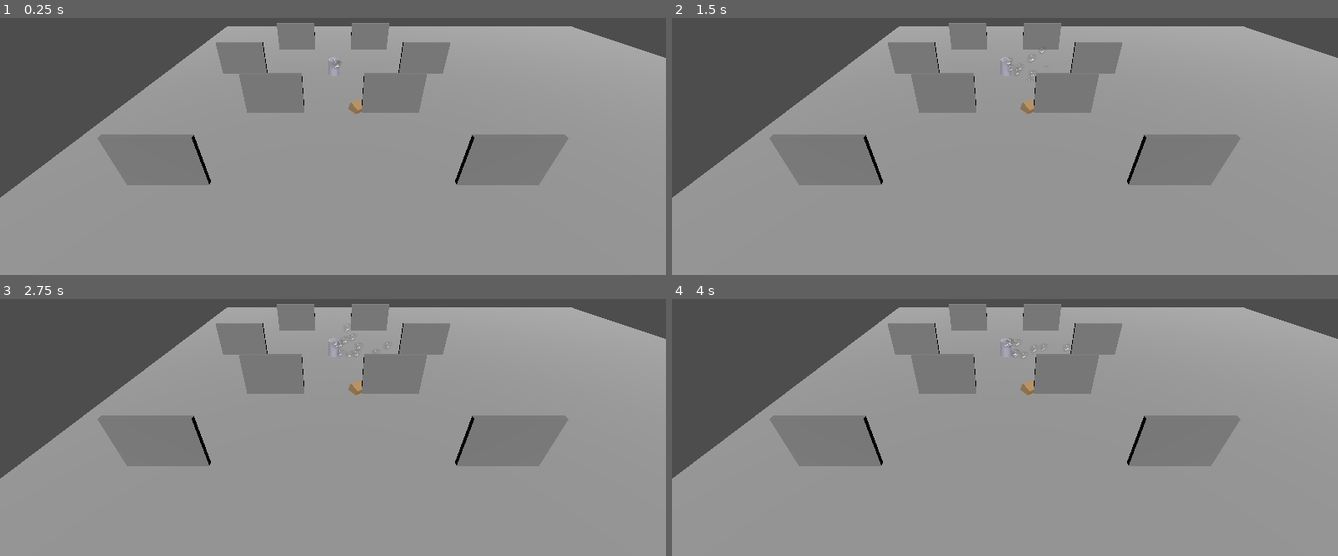
Above: before the commit, frames 1-4 (two rows, left to right).
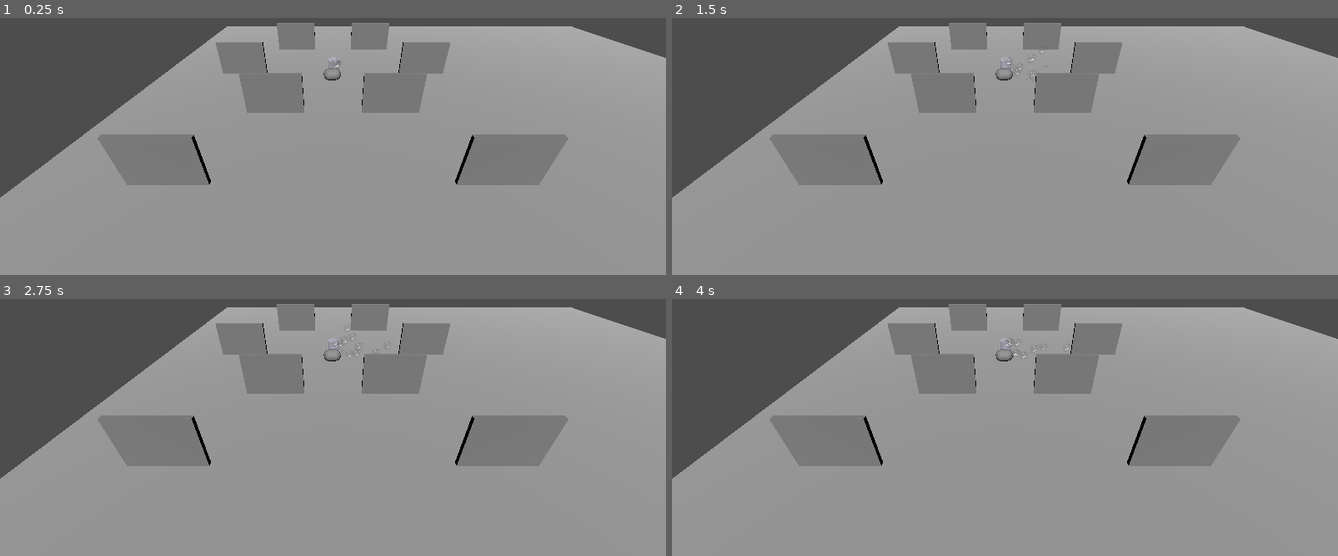
Above: after the commit, the same moments.

Repository: jasmine6612/Comp360A3
Game: Godot game, scene res://greyboxing.tscn
Same seed, same stepped clock (60 frames per second), same inputs: the game is played once before the commit and once after it.
Inputs:
- Up to frame 1 (0.25 s): no input
- Up to frame 2 (1.5 s): tap Enter at 0.5 s; tap Space at 1.25 s
- Up to frame 3 (2.75 s): tap Enter at 2 s
- Up to frame 4 (4 s): tap Space at 3.5 s

The runs differ from the first frame. In frame 1, 0.2% of the frame differs, in the area x 48-55%, y 19-38%; in frame 2, 0.2%; in frame 3, 0.2%; in frame 4, 0.2%.

Commit message:
Implemented breakable objects with coin spawning logic

Diff:
--- /dev/null
+++ b/breakable_box.gd
@@ -0,0 +1,21 @@
+extends StaticBody3D
+
+@export var coin_scene: PackedScene
+@export var coin_count: int = 3
+@export var coin_spread: float = 0.4
+
+func break_object() -> void:
+	# Called when the robot hits this box
+	if coin_scene:
+		var parent := get_tree().current_scene
+		for i in coin_count:
+			var coin := coin_scene.instantiate()
+			var offset := Vector3(
+				randf_range(-coin_spread, coin_spread),
+				0.5,  # a bit above the floor
+				randf_range(-coin_spread, coin_spread)
+			)
+			coin.global_transform.origin = global_transform.origin + offset
+			parent.add_child(coin)
+
+	queue_free()   # remove the box
--- /dev/null
+++ b/breaker_area.gd
@@ -0,0 +1,9 @@
+extends Area3D
+
+func _ready() -> void:
+	body_entered.connect(_on_body_entered)
+
+func _on_body_entered(body: Node3D) -> void:
+	# Only break things that are marked as breakable
+	if body.is_in_group("breakable") and body.has_method("break_object"):
+		body.break_object()
--- /dev/null
+++ b/coin.gd
@@ -0,0 +1,10 @@
+extends Area3D
+
+@export var value: int = 1
+
+func _ready() -> void:
+	body_entered.connect(_on_body_entered)
+
+func _on_body_entered(body: Node) -> void:
+	# When something touches the coin, it disappears
+	queue_free()
--- /dev/null
+++ b/coin.tscn
@@ -0,0 +1,16 @@
+[gd_scene load_steps=4 format=3 uid="uid://oc5yalkhr5qf"]
+
+[ext_resource type="Script" uid="uid://c1fxt7adl6lpr" path="res://coin.gd" id="1_d5gmh"]
+
+[sub_resource type="SphereMesh" id="SphereMesh_0t63x"]
+
+[sub_resource type="SphereShape3D" id="SphereShape3D_v7riw"]
+
+[node name="Coin" type="Area3D"]
+script = ExtResource("1_d5gmh")
+
+[node name="MeshInstance3D" type="MeshInstance3D" parent="."]
+mesh = SubResource("SphereMesh_0t63x")
+
+[node name="CollisionShape3D" type="CollisionShape3D" parent="."]
+shape = SubResource("SphereShape3D_v7riw")
--- a/greyboxing.tscn
+++ b/greyboxing.tscn
@@ -1,12 +1,15 @@
-[gd_scene load_steps=16 format=3 uid="uid://dl2rkyoea3ao8"]
+[gd_scene load_steps=23 format=3 uid="uid://dl2rkyoea3ao8"]
 
 [ext_resource type="Material" uid="uid://bh7gwb058rpus" path="res://greyboxing/mat_light_grey.tres" id="1_hpkpe"]
 [ext_resource type="Material" uid="uid://ddwfc13q63ehk" path="res://greyboxing/mat_dark_grey.tres" id="2_n4rb7"]
 [ext_resource type="Material" uid="uid://3q1cc6v8fy3l" path="res://greyboxing/mat_greyish_blue.tres" id="3_oejsf"]
 [ext_resource type="Material" uid="uid://y7xt6ie14j8t" path="res://greyboxing/mat_light_brown.tres" id="4_1a3tg"]
-[ext_resource type="Texture2D" uid="uid://cuigmkbioto7y" path="res://greyboxing/spark_02.png" id="4_rq656"]
-[ext_resource type="Script" uid="uid://b7nrevqtgli83" path="res://particle_controller.gd" id="5_8gvve"]
+[ext_resource type="Texture2D" uid="uid://cp1t83tyiynmg" path="res://greyboxing/spark_02.png" id="4_rq656"]
+[ext_resource type="Script" uid="uid://dhbkhfjgqc06g" path="res://particle_controller.gd" id="5_8gvve"]
 [ext_resource type="Material" uid="uid://w5nraop70cnb" path="res://greyboxing/mat_gold.tres" id="5_rq656"]
+[ext_resource type="Script" uid="uid://ckna4j7qoda1t" path="res://breaker_area.gd" id="6_h5oe0"]
+[ext_resource type="Script" uid="uid://cnt0a0u1866ve" path="res://breakable_box.gd" id="8_8gvve"]
+[ext_resource type="PackedScene" uid="uid://oc5yalkhr5qf" path="res://coin.tscn" id="9_ag3fj"]
 
 [sub_resource type="PlaneMesh" id="PlaneMesh_oejsf"]
 material = ExtResource("1_hpkpe")
@@ -30,6 +33,9 @@
 [sub_resource type="QuadMesh" id="QuadMesh_1a3tg"]
 material = SubResource("StandardMaterial3D_8gvve")
 
+[sub_resource type="SphereShape3D" id="SphereShape3D_lnqwb"]
+radius = 21.4603
+
 [sub_resource type="BoxMesh" id="BoxMesh_77vbc"]
 material = ExtResource("4_1a3tg")
 size = Vector3(0.8, 0.8, 0.8)
@@ -39,10 +45,17 @@
 radius = 0.2
 height = 0.001
 
+[sub_resource type="BoxMesh" id="BoxMesh_ag3fj"]
+
+[sub_resource type="StandardMaterial3D" id="StandardMaterial3D_h5oe0"]
+albedo_color = Color(0.672554, 0.355971, 0.656938, 1)
+
+[sub_resource type="BoxShape3D" id="BoxShape3D_h5oe0"]
+
 [node name="Node3D" type="Node3D"]
 
 [node name="Floor" type="MeshInstance3D" parent="."]
-transform = Transform3D(1, 0, 0, 0, 0.99999136, -0.0041538714, 0, 0.0041538714, 0.99999136, 9.615083, -0.016008377, 9.675616)
+transform = Transform3D(1, 0, 0, 0, 0.999991, -0.00415387, 0, 0.00415387, 0.999991, 9.61508, -0.0160084, 9.67562)
 mesh = SubResource("PlaneMesh_oejsf")
 
 [node name="Wall01" type="MeshInstance3D" parent="."]
@@ -78,7 +91,7 @@
 mesh = SubResource("BoxMesh_qxd3q")
 
 [node name="RobotObj" type="MeshInstance3D" parent="."]
-transform = Transform3D(1, 0, 0, 0, 1, 0, 0, 0, 1, 0.08549476, 0.4400487, 0.101715565)
+transform = Transform3D(1, 0, 0, 0, 1, 0, 0, 0, 1, 0.0854948, 0.440049, 0.101716)
 mesh = SubResource("CylinderMesh_qxd3q")
 
 [node name="SparkParticle3D" type="GPUParticles3D" parent="RobotObj"]
@@ -90,32 +103,58 @@
 [node name="ParticleController" type="Node3D" parent="RobotObj"]
 script = ExtResource("5_8gvve")
 
+[node name="BreakerArea" type="Area3D" parent="RobotObj"]
+script = ExtResource("6_h5oe0")
+
+[node name="CollisionShape3D" type="CollisionShape3D" parent="RobotObj/BreakerArea"]
+transform = Transform3D(1, 0, 0, 0, 1, 0, 0, 0, 1, 0, -3.09652, -8.97481)
+shape = SubResource("SphereShape3D_lnqwb")
+
 [node name="Obj1" type="MeshInstance3D" parent="."]
-transform = Transform3D(1, 0, 0, 0, 1, 0, 0, 0, 1, 3.008676, 0.30803302, -10.00757)
+transform = Transform3D(1, 0, 0, 0, 1, 0, 0, 0, 1, 3.00868, 0.308033, -10.0076)
+visible = false
 mesh = SubResource("BoxMesh_77vbc")
 
 [node name="Obj2" type="MeshInstance3D" parent="."]
-transform = Transform3D(1, 0, 0, 0, 1, 0, 0, 0, 1, -8.729649, 0.38049257, -1.2417469)
+transform = Transform3D(1, 0, 0, 0, 1, 0, 0, 0, 1, -8.72965, 0.380493, -1.24175)
+visible = false
 mesh = SubResource("BoxMesh_77vbc")
 
 [node name="Obj3" type="MeshInstance3D" parent="."]
-transform = Transform3D(-0.21444032, -0.58843493, 0.7795893, -0.9395552, 0.34239727, 0, -0.2669293, -0.7324673, -0.626291, 1.6929324, 0.17355067, 5.757983)
+transform = Transform3D(-0.21444, -0.588435, 0.779589, -0.939555, 0.342397, 0, -0.266929, -0.732467, -0.626291, 1.69293, 0.173551, 5.75798)
+visible = false
 mesh = SubResource("BoxMesh_77vbc")
 
 [node name="Obj4" type="MeshInstance3D" parent="."]
-transform = Transform3D(-0.21444032, -0.58843493, 0.7795893, -0.9395552, 0.34239727, 0, -0.2669293, -0.7324673, -0.626291, -4.59, 0.169, 4.452)
+transform = Transform3D(-0.21444, -0.588435, 0.779589, -0.939555, 0.342397, 0, -0.266929, -0.732467, -0.626291, -4.59, 0.169, 4.452)
+visible = false
 mesh = SubResource("BoxMesh_77vbc")
 
 [node name="Coin01" type="MeshInstance3D" parent="."]
-transform = Transform3D(0.9999885, 0, -0.004799637, 0.004798929, 0.017173236, 0.99984103, 8.24253e-05, -0.99985254, 0.017173039, 3.893585, 0.22977746, -10.148351)
+transform = Transform3D(0.999988, 0, -0.00479964, 0.00479893, 0.0171732, 0.999841, 8.24253e-05, -0.999853, 0.017173, 3.89358, 0.229777, -10.1484)
+visible = false
 mesh = SubResource("SphereMesh_oejsf")
 
 [node name="Coin02" type="MeshInstance3D" parent="."]
-transform = Transform3D(0.9999885, 0, -0.004799637, 0.004798929, 0.017173236, 0.99984103, 8.24253e-05, -0.99985254, 0.017173039, 3.711158, 0.7772634, -10.583696)
+transform = Transform3D(0.999988, 0, -0.00479964, 0.00479893, 0.0171732, 0.999841, 8.24253e-05, -0.999853, 0.017173, 3.71116, 0.777263, -10.5837)
+visible = false
 mesh = SubResource("SphereMesh_oejsf")
 
 [node name="Camera3D" type="Camera3D" parent="."]
-transform = Transform3D(1, 0, 0, 0, 0.8660254, 0.5, 0, -0.5, 0.8660254, 0, 10, 20)
+transform = Transform3D(1, 0, 0, 0, 0.866025, 0.5, 0, -0.5, 0.866025, 0, 10, 20)
 
 [node name="DirectionalLight3D" type="DirectionalLight3D" parent="."]
-transform = Transform3D(1, 0, 0, 0, 0.70710677, 0.70710677, 0, -0.70710677, 0.70710677, 0, 10, 10)
+transform = Transform3D(1, 0, 0, 0, 0.707107, 0.707107, 0, -0.707107, 0.707107, 0, 10, 10)
+
+[node name="BreakableBox" type="StaticBody3D" parent="." groups=["breakable"]]
+transform = Transform3D(1, 0, 0, 0, 1, 0, 0, 0, 1, 0, 0.5, 2)
+script = ExtResource("8_8gvve")
+coin_scene = ExtResource("9_ag3fj")
+
+[node name="MeshInstance3D" type="MeshInstance3D" parent="BreakableBox"]
+transform = Transform3D(1, 0, 0, 0, 0.999854, -0.0170859, 0, 0.0170859, 0.999854, 0.0873191, 0.43062, 0.567367)
+mesh = SubResource("BoxMesh_ag3fj")
+surface_material_override/0 = SubResource("StandardMaterial3D_h5oe0")
+
+[node name="CollisionShape3D" type="CollisionShape3D" parent="BreakableBox"]
+shape = SubResource("BoxShape3D_h5oe0")
